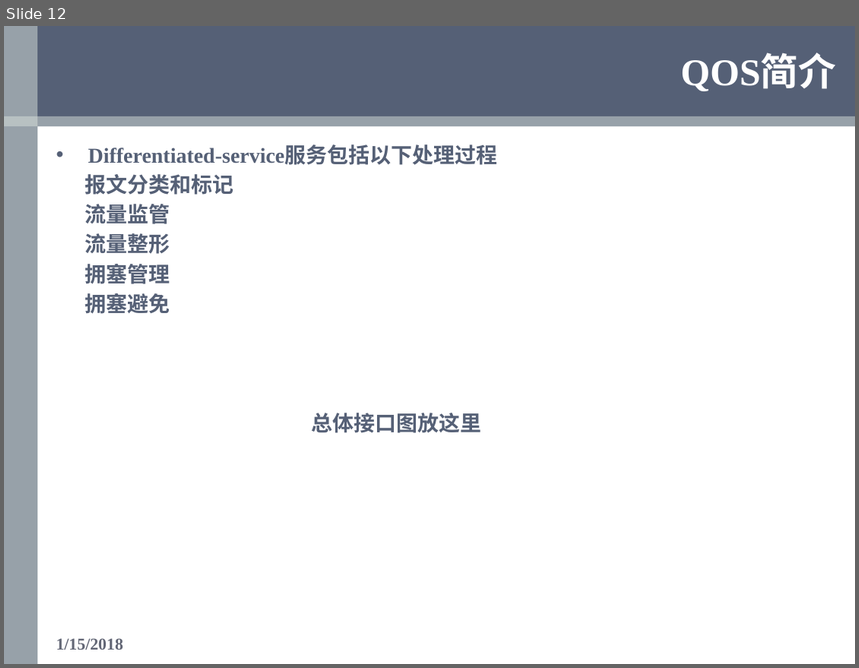
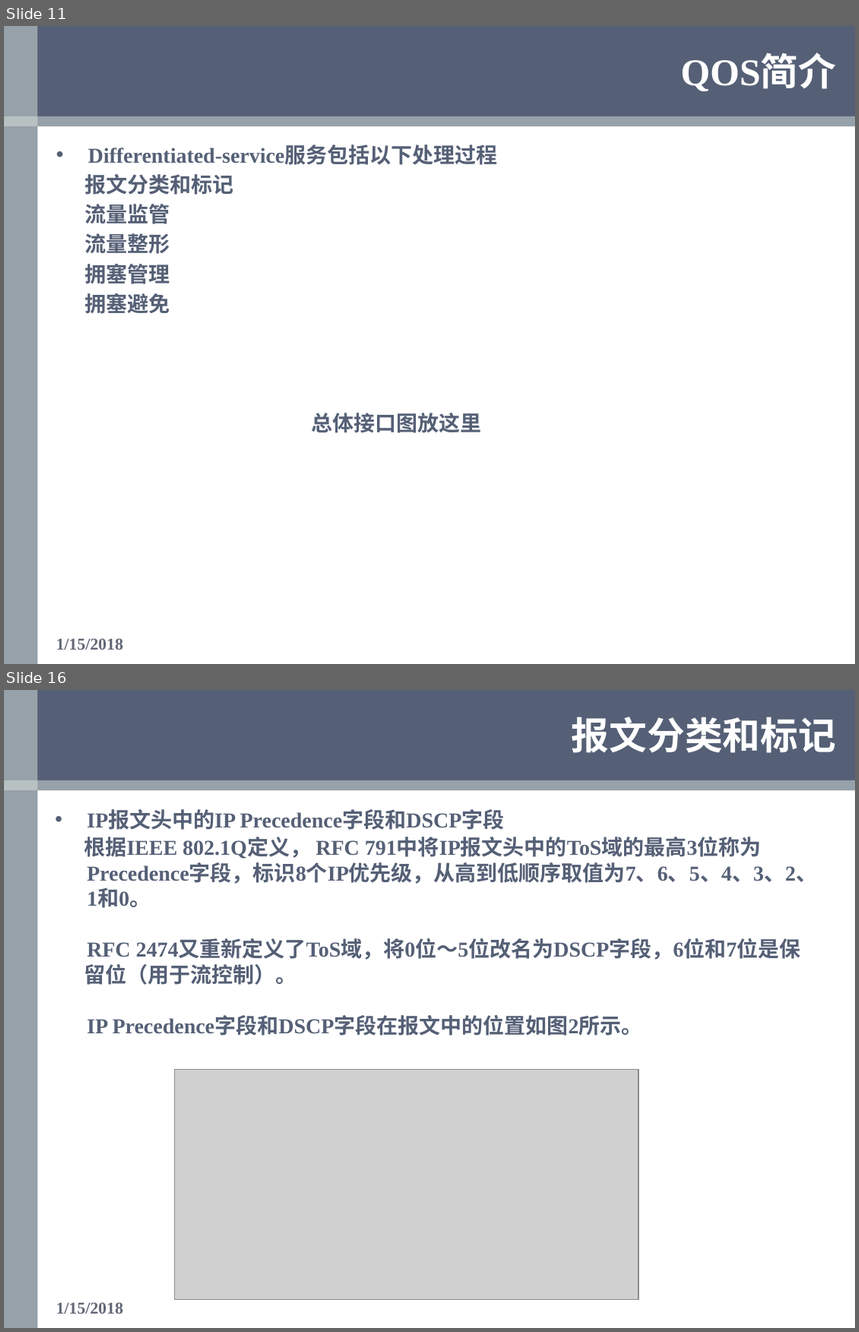
Before and after one commit to OOCC/PlanGIt, a slide deck: Personal/xueyu/Work/银河风云/QOS/QOS学习报告—薛雨.pptx. Shown one above the other, each under a label of ours: slide 12 before the commit, slides 11 and 16 after it; the slides between them are not shown. The pictures are 859x668 and 859x1332 pixels, drawn with LibreOffice and Linux fonts; fonts in the diff are those of the drawing; grey boxes stand for pictures; background and template pictures are left out. Boxes give left, top, right and bottom in pixels: in the first picture for what was removed or moved away, otherwise in the second. Text is boxed around its words. In the diff, an @@ line names an element or a change of style, - is before the commit and + after.

```diff
--- a/Personal/xueyu/Work/银河风云/QOS/QOS学习报告—薛雨.pptx
+++ b/Personal/xueyu/Work/银河风云/QOS/QOS学习报告—薛雨.pptx
@@ slide 16 added at (x1=4, y1=690, x2=855, y2=1328), background #FFFFFF; not listed: 4 template elements that a slide beside it also shows @@
@@ title added at (x1=572, y1=717, x2=837, y2=753), 32 pt, text #FFFFFF, bold @@
+报文分类和标记
@@ text added at (x1=84, y1=811, x2=817, y2=1036), 18 pt, text #556076, bold @@
+• IP报文头中的IP Precedence字段和DSCP字段
+根据IEEE 802.1Q定义， RFC 791中将IP报文头中的ToS域的最高3位称为
+Precedence字段，标识8个IP优先级，从高到低顺序取值为7、6、5、4、3、2、
+1和0。
+RFC 2474又重新定义了ToS域，将0位～5位改名为DSCP字段，6位和7位是保
+留位（用于流控制）。
+IP Precedence字段和DSCP字段在报文中的位置如图2所示。
@@ picture added at (x1=175, y1=1070, x2=639, y2=1300) @@
@@ text added at (x1=56, y1=1303, x2=123, y2=1314), 14 pt, text #626675, bold @@
+1/15/2018
@@ what was slide 12 is now slide 11 @@
```
Also in this commit, not shown: 11 slides changed, 14 other slides added, 28 slides removed.
